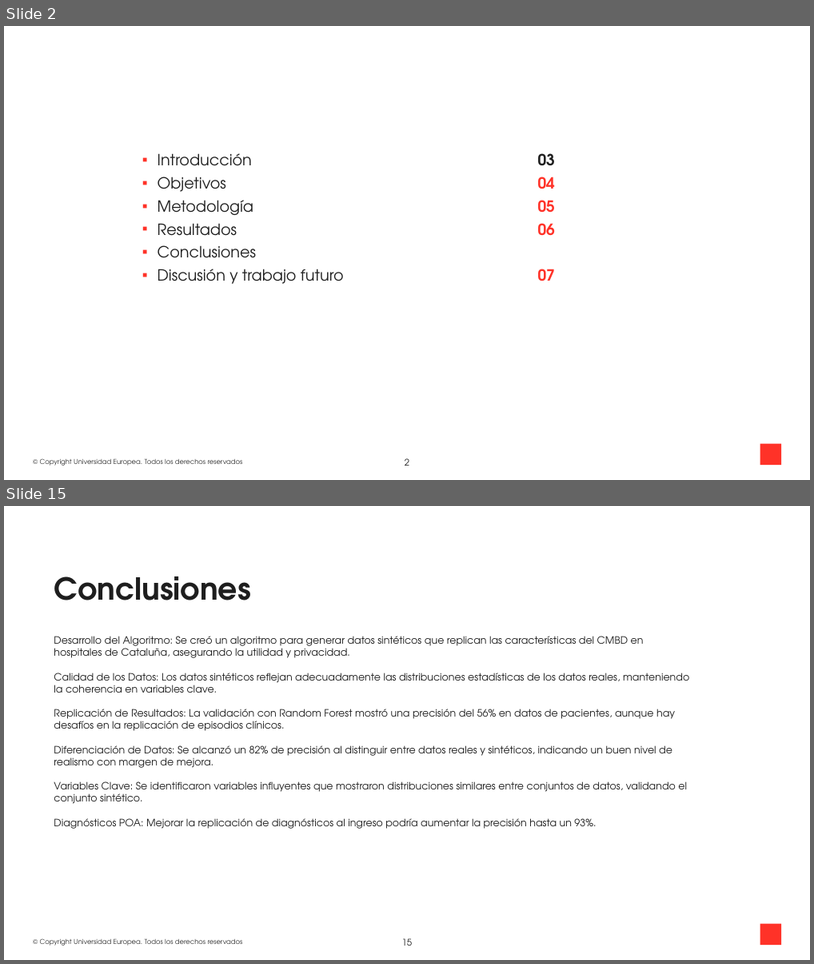
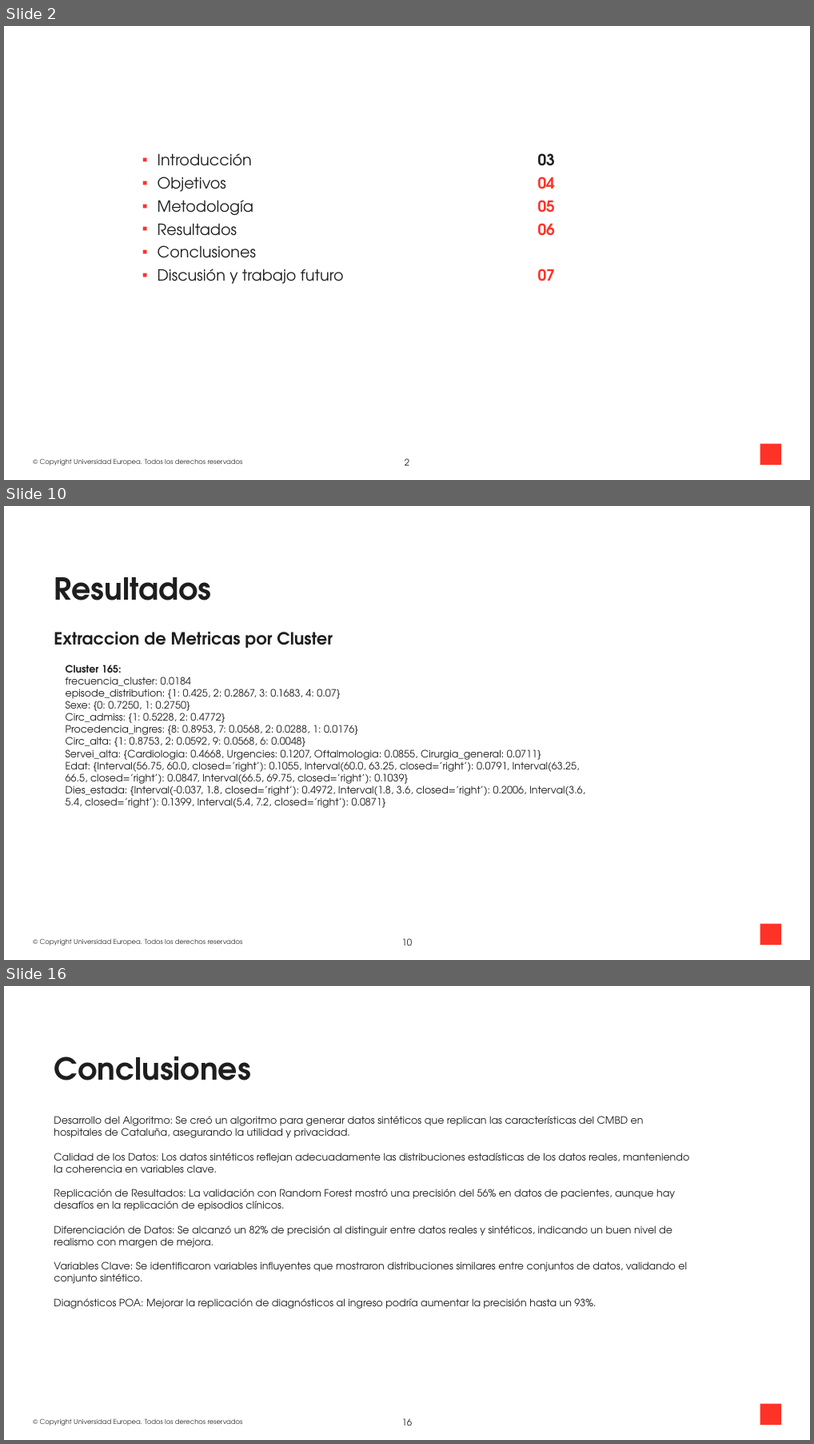
Before and after one commit to gerardmarturia/Sintetic-data-GMN, a slide deck: Presentacion/Presentacion TFM GMN.pptx. Shown one above the other, each under a label of ours: slides 2 and 15 before the commit, slides 2, 10 and 16 after it; the slides between them are not shown. The pictures are 814x964 and 814x1444 pixels, drawn with LibreOffice and Linux fonts; fonts in the diff are those of the drawing; background and template pictures are left out. Boxes give left, top, right and bottom in pixels: in the first picture for what was removed or moved away, otherwise in the second. Text is boxed around its words. In the diff, an @@ line names an element or a change of style, - is before the commit and + after.

```diff
--- a/Presentacion/Presentacion TFM GMN.pptx
+++ b/Presentacion/Presentacion TFM GMN.pptx
@@ slide 10 added at [4, 506, 810, 960], background #FFFFFF; not listed: 2 template elements that a slide beside it also shows @@
@@ title added at [54, 577, 211, 600], 43.3 pt, text #1E1E1E, bold @@
+Resultados
@@ text added at [54, 632, 333, 648], 24 pt, text #1E1E1E, bold @@
+Extraccion de Metricas por Cluster
@@ text added at [66, 664, 586, 808], 14.4 pt, text #1E1E1E @@
+Cluster 165:
+frecuencia_cluster: 0.0184
+episode_distribution: {1: 0.425, 2: 0.2867, 3: 0.1683, 4: 0.07}
+Sexe: {0: 0.7250, 1: 0.2750}
+Circ_admiss: {1: 0.5228, 2: 0.4772}
+Procedencia_ingres: {8: 0.8953, 7: 0.0568, 2: 0.0288, 1: 0.0176}
+Circ_alta: {1: 0.8753, 2: 0.0592, 9: 0.0568, 6: 0.0048}
+Servei_alta: {Cardiologia: 0.4668, Urgencies: 0.1207, Oftalmologia: 0.0855, Cirurgia_general: 0.0711}
+Edat: {Interval(56.75, 60.0, closed=’right’): 0.1055, Interval(60.0, 63.25, closed=’right’): 0.0791, Interval(63.25,
+66.5, closed=’right’): 0.0847, Interval(66.5, 69.75, closed=’right’): 0.1039}
+Dies_estada: {Interval(-0.037, 1.8, closed=’right’): 0.4972, Interval(1.8, 3.6, closed=’right’): 0.2006, Interval(3.6,
+5.4, closed=’right’): 0.1399, Interval(5.4, 7.2, closed=’right’): 0.0871}
@@ page number added at [402, 938, 413, 945], 13 pt, text #1E1E1E @@
+10
@@ what was slide 15 is now slide 16 @@
```
Also in this commit, not shown: 10 slides changed, 7 other slides added, 4 slides removed.
